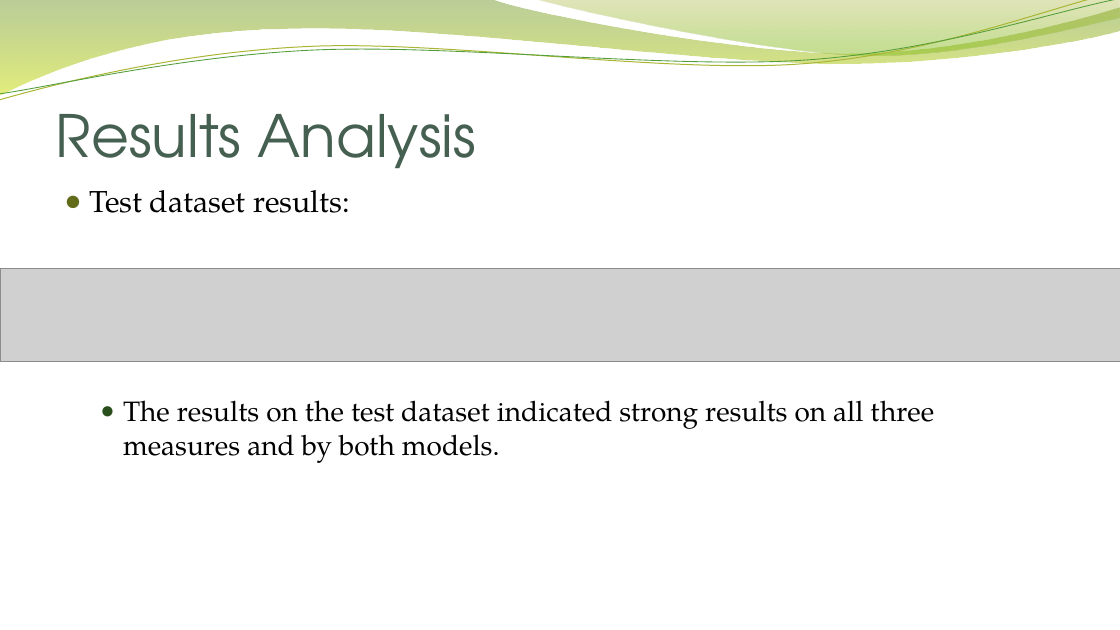
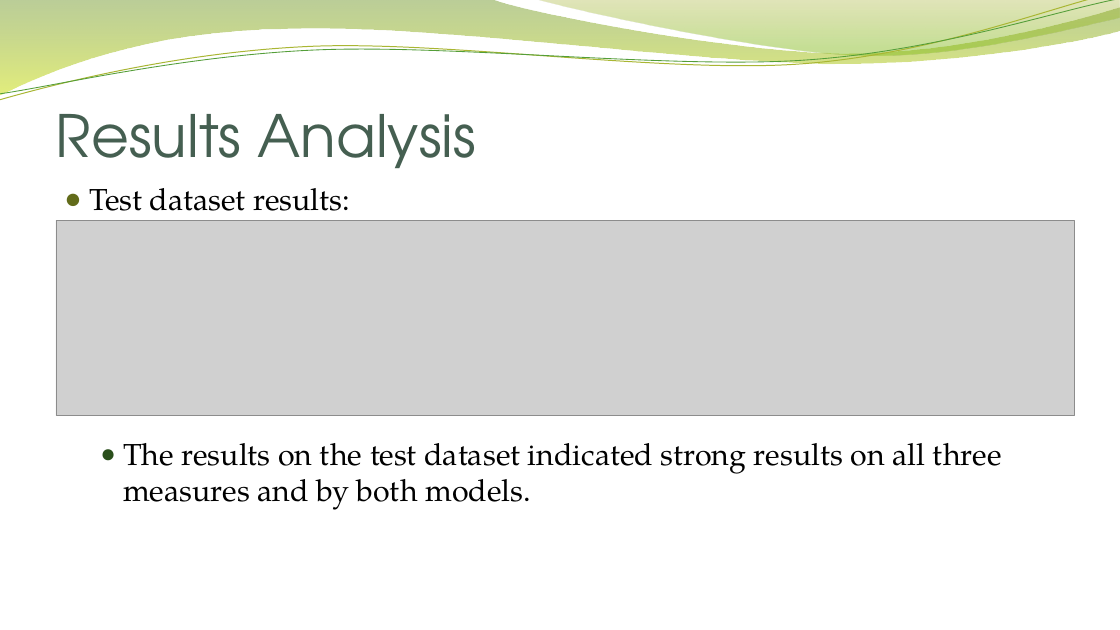
Before and after one commit to ggunaward/Analytics-Portfolio, a slide deck: slide 16 of R/STAT 602 - Applied Statistics II/Classification Project Seeds/Midterm Project - Gavin Gunawardena.pptx. Drawn at 1120x630 pixels with LibreOffice and Linux fonts; fonts in the diff are those of the drawing; grey boxes stand for pictures; background and template pictures are left out. Boxes give left, top, right and bottom in pixels: in the first picture for what was removed or moved away, otherwise in the second. Text is boxed around its words. In the diff, an @@ line names an element or a change of style, - is before the commit and + after.

```diff
--- a/R/STAT 602 - Applied Statistics II/Classification Project Seeds/Midterm Project - Gavin Gunawardena.pptx
+++ b/R/STAT 602 - Applied Statistics II/Classification Project Seeds/Midterm Project - Gavin Gunawardena.pptx
@@ picture added at (56, 220, 1075, 416) @@
@@ picture removed at (0, 268, 1120, 362) @@
@@ text at (123, 443, 1002, 510): size 24 to 26 pt in "The results on the test dataset indicated ..." @@
```
Also in this commit, not shown: 3 other slides changed, 7 other files.
